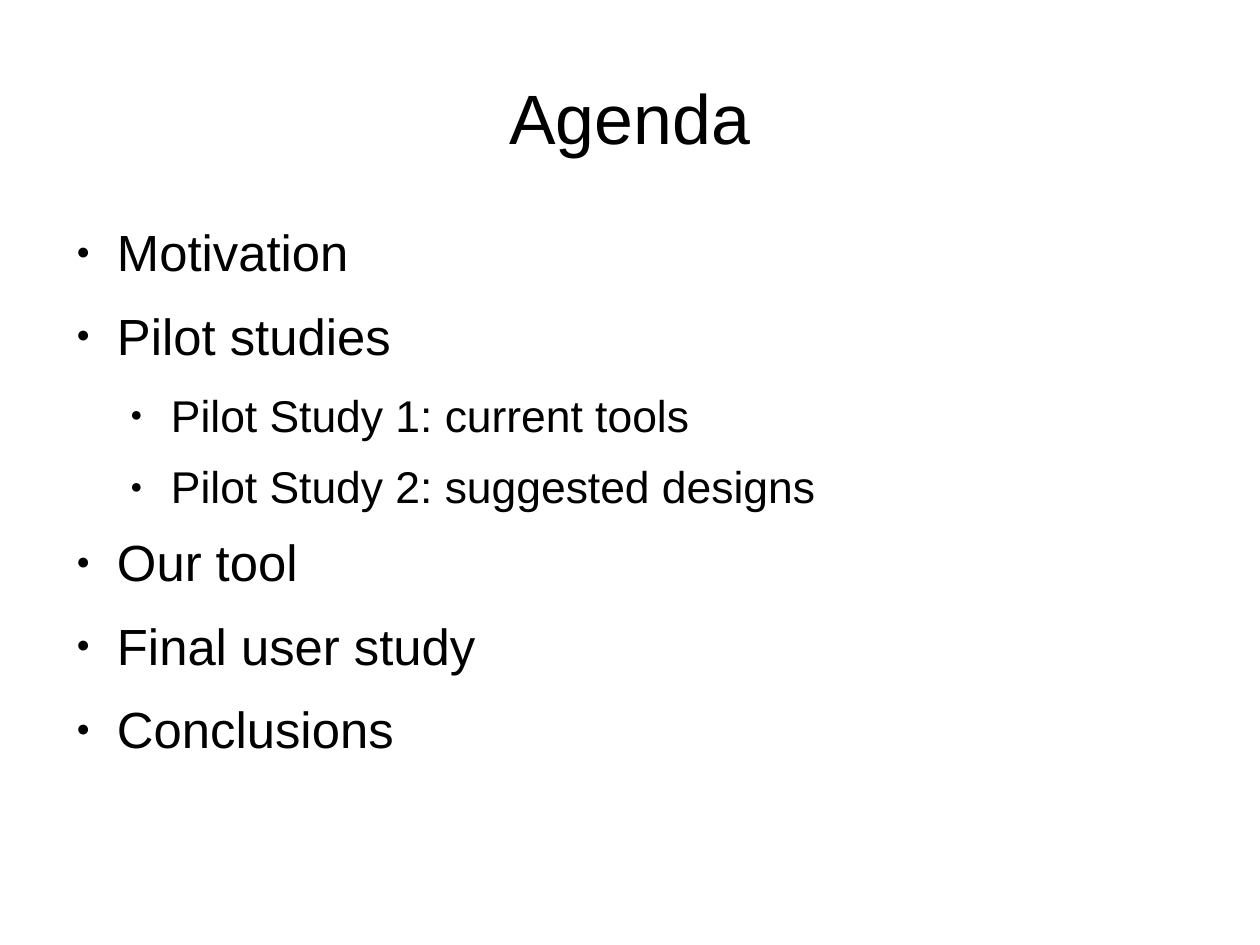
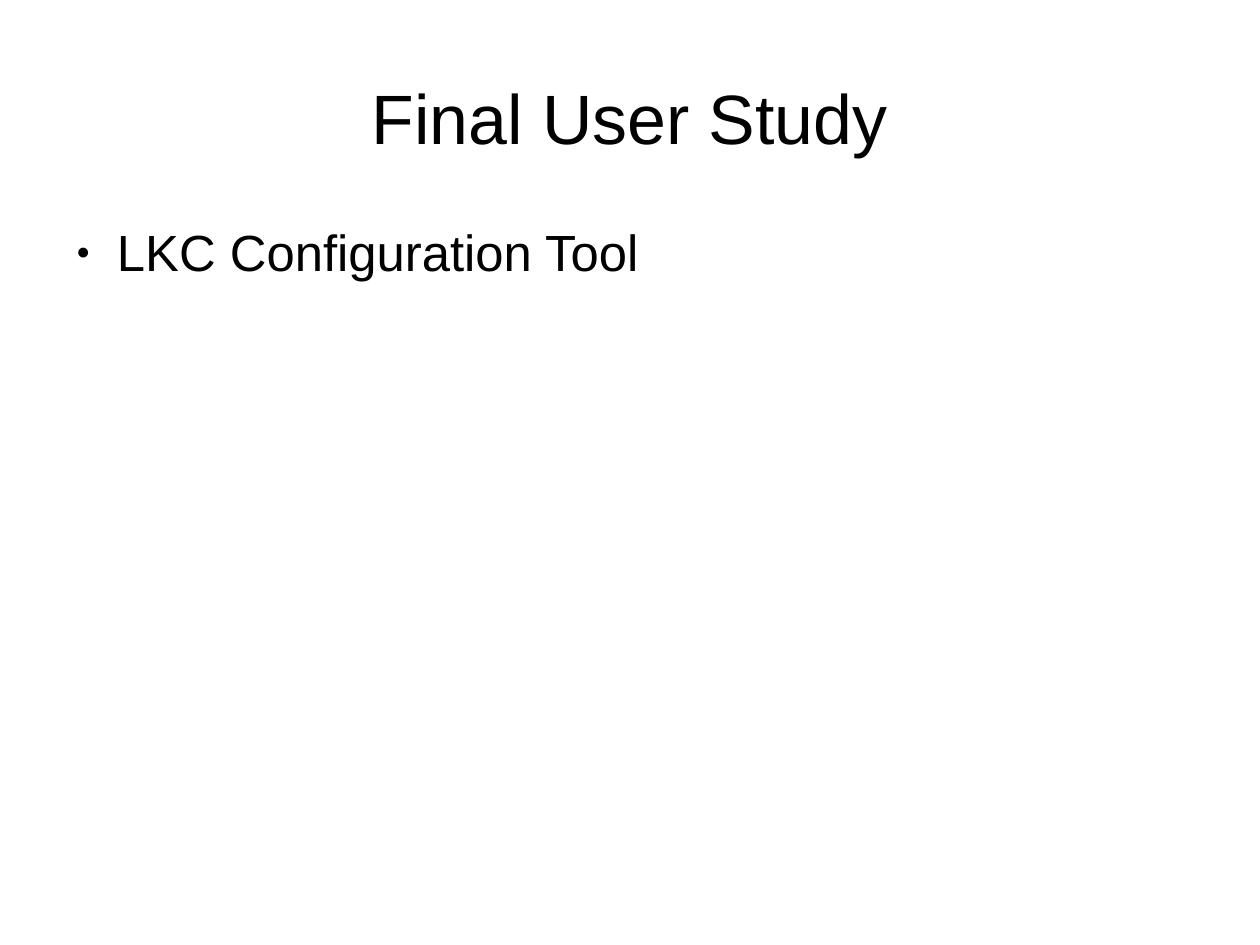
Before and after one commit to kbak/lkc, a slide deck: slide 16 of presentation/lkc.odp (slide 2 before the commit). Drawn at 1260x945 pixels with LibreOffice and Linux fonts; fonts in the diff are those of the drawing. Boxes give left, top, right and bottom in pixels: in the first picture for what was removed or moved away, otherwise in the second. Text is boxed around its words. In the diff, an @@ line names an element or a change of style, - is before the commit and + after.

```diff
--- a/presentation/lkc.odp
+++ b/presentation/lkc.odp
@@ title at (372,93,887,157): text changed @@
-Agenda
+Final User Study
@@ text at (117,234,638,282): text changed @@
-● Motivation
-● Pilot studies
-  ● Pilot Study 1: current tools
-  ● Pilot Study 2: suggested designs
-● Our tool
-● Final user study
-● Conclusions
+● LKC Configuration Tool
```
Also in this commit, not shown: 14 slides added, 14 other files.
